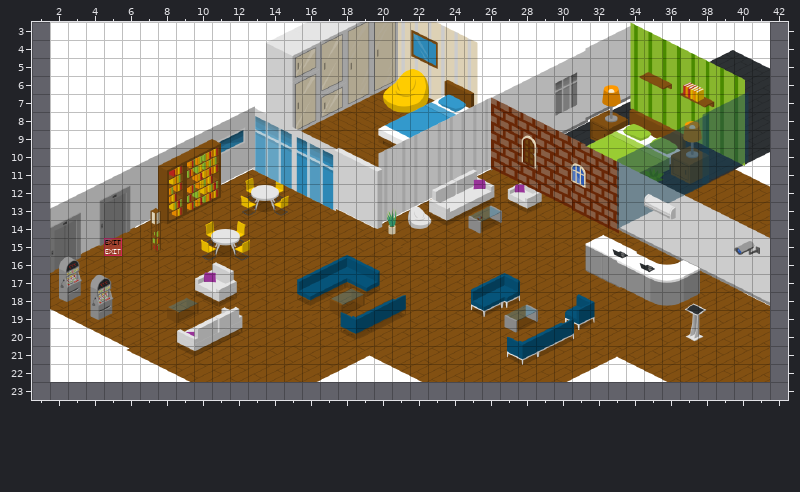
An edit to a level. Tiled map (JSON), hotel-in.tmj. The picture above is the old version.
Cells are 32x32 px. Shown: x 1..42, y 3..23.
The same view after the edit:
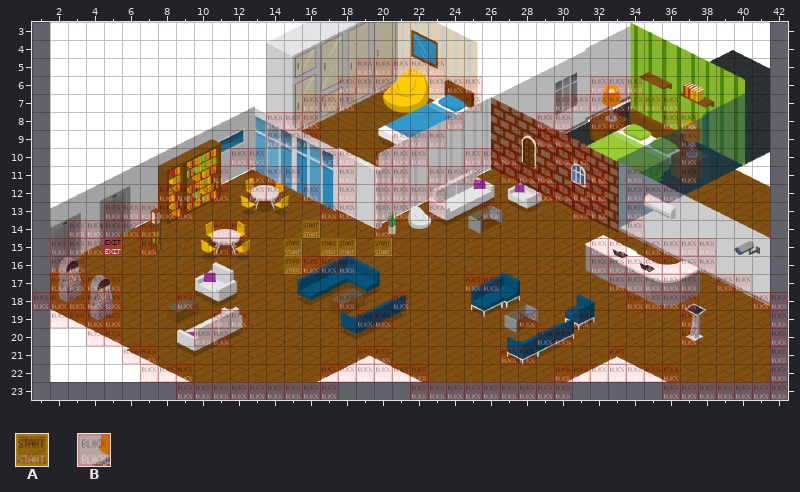
Key: from "WA_Special_Zones": A 1, B 2.
_ is an empty cell.
Tiles of an added or newly shown layer are drawn over the layers below it.
See-through tiles are keyed as they look on the map.
From old to new:
layer "start" opacity 100% -> 48%
Layer "start":
y 14: x 16 _ -> A
y 15: x 15 _ -> A; x 17..18 __ -> AA; x 20 _ -> A
y 16: x 15 _ -> A
Layer "collisions" (now shown):
y 5: x 19..23 _____ -> BBBBB
y 6: x 18..20 ___ -> BBB; x 23..25 ___ -> BBB; x 32..34 ___ -> BBB
y 7: x 16..18 ___ -> BBB; x 25 _ -> B; x 30..36 _______ -> BBBBBBB
y 8: x 14..16 ___ -> BBB; x 24 _ -> B; x 29..30 __ -> BB; x 32..33 __ -> BB; x 36..37 __ -> BB
y 9: x 14..16 ___ -> BBB; x 21..23 ___ -> BBB; x 29..30 __ -> BB; x 37 _ -> B
y 10: x 12..13 __ -> BB; x 17..18 __ -> BB; x 20..22 ___ -> BBB; x 25..27 ___ -> BBB; x 30..31 __ -> BB; x 37 _ -> B
y 11: x 11 _ -> B; x 13..15 ___ -> BBB; x 18 _ -> B; x 20..21 __ -> BB; x 23..25 ___ -> BBB; x 27..29 ___ -> BBB; x 32 _ -> B; x 34 _ -> B; x 37 _ -> B
y 12: x 8..11 ____ -> BBBB; x 13..14 __ -> BB; x 16 _ -> B; x 18 _ -> B; x 20..23 ____ -> BBBB; x 29..32 ____ -> BBBB; x 34..36 ___ -> BBB
y 13: x 5..9 _____ -> BBBBB; x 17..18 __ -> BB; x 20..21 __ -> BB; x 23 _ -> B; x 26 _ -> B; x 31..32 __ -> BB; x 34 _ -> B
y 14: x 3..7 _____ -> BBBBB; x 11..12 __ -> BB; x 20 _ -> B; x 34 _ -> B
y 15: x 2..4 ___ -> BBB; x 7 _ -> B; x 11..12 __ -> BB; x 32..33 __ -> BB; x 35..38 ____ -> BBBB
y 16: x 2..3 __ -> BB; x 16..18 ___ -> BBB; x 32..38 _______ -> BBBBBBB
y 17: x 2..5 ____ -> BBBB; x 25..26 __ -> BB; x 33..37 _____ -> BBBBB; x 39..40 __ -> BB
y 18: x 1..5 _____ -> BBBBB; x 9 _ -> B; x 18 _ -> B; x 21 _ -> B; x 34..37 ____ -> BBBB; x 41..42 __ -> BB
y 19: x 2..5 ____ -> BBBB; x 11..12 __ -> BB; x 19..20 __ -> BB; x 28 _ -> B; x 31 _ -> B; x 37 _ -> B; x 42 _ -> B
y 20: x 4..5 __ -> BB; x 10..11 __ -> BB; x 29..30 __ -> BB; x 37 _ -> B; x 42 _ -> B
y 21: x 6..7 __ -> BB; x 19..20 __ -> BB; x 27..28 __ -> BB; x 33 _ -> B; x 42 _ -> B
y 22: x 7..9 ___ -> BBB; x 17..22 ______ -> BBBBBB; x 30..36 _______ -> BBBBBBB; x 42 _ -> B
y 23: x 9..17 _________ -> BBBBBBBBB; x 22..30 _________ -> BBBBBBBBB; x 36..42 _______ -> BBBBBBB
